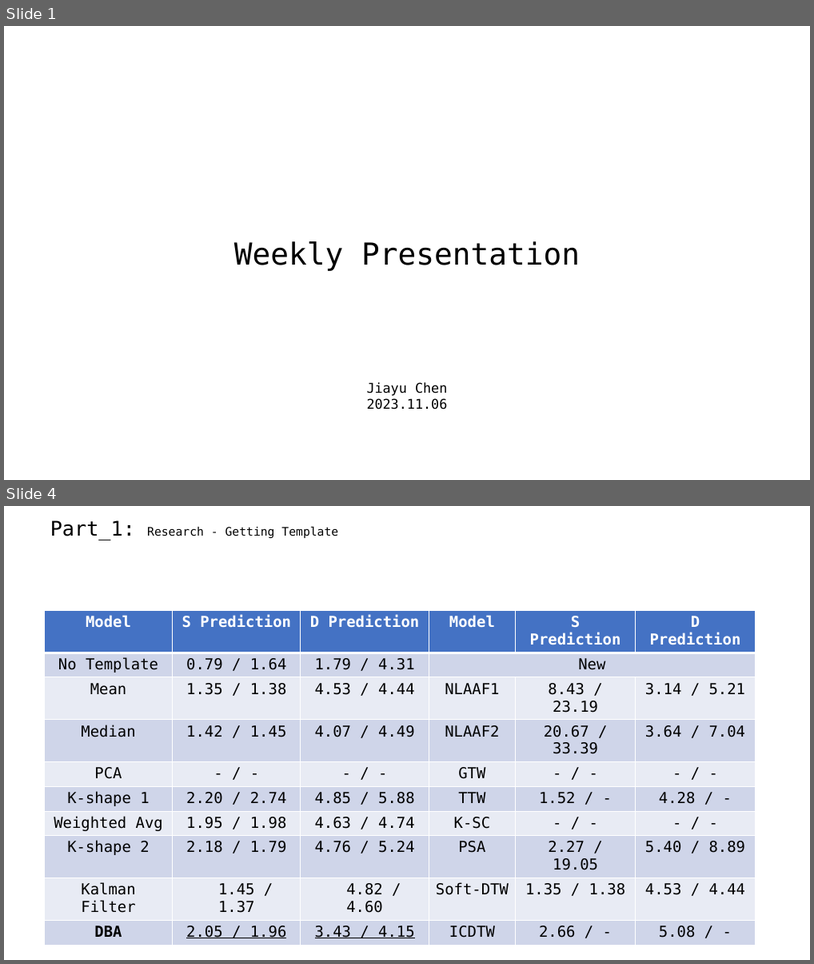
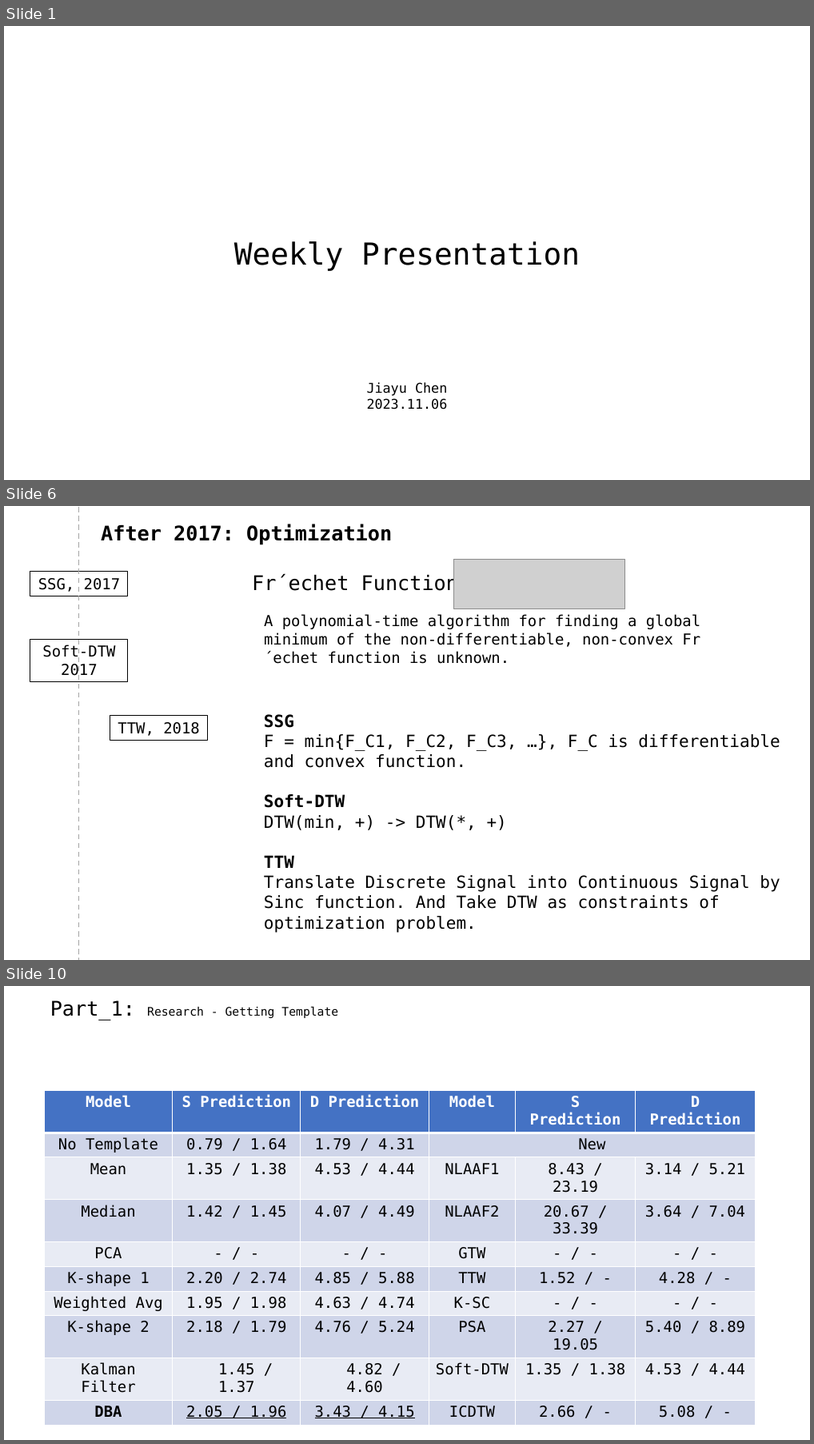
Before and after one commit to A-Big-Tortoise/Presentation, a slide deck: Presentation_1120_JiayuChen.pptx. Shown one above the other, each under a label of ours: slides 1 and 4 before the commit, slides 1, 6 and 10 after it; the slides between them are not shown. The pictures are 814x964 and 814x1444 pixels, drawn with LibreOffice and Linux fonts; fonts in the diff are those of the drawing; grey boxes stand for pictures. Boxes give left, top, right and bottom in pixels: in the first picture for what was removed or moved away, otherwise in the second. Text is boxed around its words. In the diff, an @@ line names an element or a change of style, - is before the commit and + after.

```diff
--- a/Presentation_1120_JiayuChen.pptx
+++ b/Presentation_1120_JiayuChen.pptx
@@ slide 6 added at (4,506,810,960), background #FFFFFF @@
@@ line added from (79, 508) to (79, 960), #A5A5A5 1.5 pt dashed @@
@@ text added at (101,524,392,545), 24 pt, text #000000, bold @@
+After 2017: Optimization
@@ rectangle added at (30,572,128,596), outline #000000 1 pt, 18 pt, text #000000 @@
+SSG, 2017
@@ text added at (252,574,458,596), 24 pt, text #000000 @@
+Fr´echet Function
@@ picture added at (454,560,626,609) @@
@@ text added at (264,614,701,664), 18 pt, text #000000 @@
+A polynomial-time algorithm for finding a global minimum of the non-differentiable, non-convex Fr´echet function is unknown.
@@ rectangle added at (30,639,128,682), outline #000000 1 pt, 18 pt, text #000000 @@
+Soft-DTW 2017
@@ rectangle added at (110,716,208,740), outline #000000 1 pt, 18 pt, text #000000 @@
+TTW, 2018
@@ text added at (264,714,780,932), 20 pt, text #000000 @@
+SSG
+F = min{F_C1, F_C2, F_C3, …}, F_C is differentiable and convex function.
+Soft-DTW
+DTW(min, +) -> DTW(*, +)
+TTW
+Translate Discrete Signal into Continuous Signal by Sinc function. And Take DTW as constraints of optimization problem.
@@ what was slide 4 is now slide 10 @@
```
Also in this commit, not shown: 2 slides changed, 6 other slides added, 2 slides removed.
